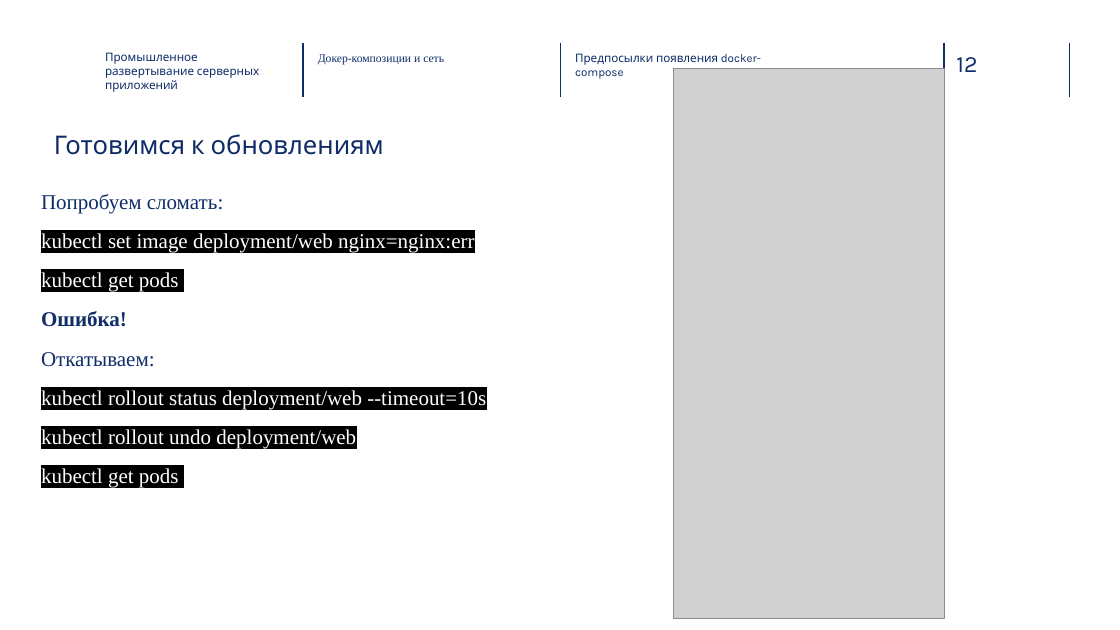
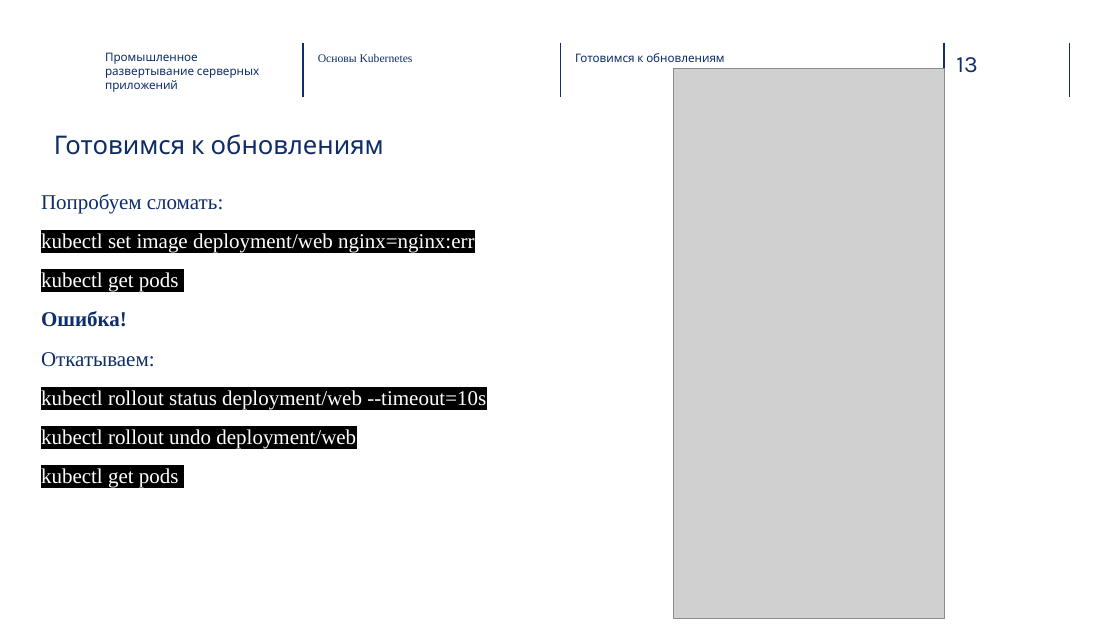
Before and after one commit to Vvil1568/ProductionServerAppDeployment, a slide deck: slide 13 of 3. Основы Кубернетес/presentation.pptx (slide 12 before the commit). Drawn at 1120x630 pixels with LibreOffice and Linux fonts; fonts in the diff are those of the drawing; grey boxes stand for pictures; background and template pictures are left out. Boxes give left, top, right and bottom in pixels: in the first picture for what was removed or moved away, otherwise in the second. Text is boxed around its words. In the diff, an @@ line names an element or a change of style, - is before the commit and + after.

```diff
--- a/3. Основы Кубернетес/presentation.pptx
+++ b/3. Основы Кубернетес/presentation.pptx
@@ text at (318,54,413,62): text changed @@
-Докер-композиции и сеть
+Основы Kubernetes
@@ text at (575,53,724,62): text changed @@
-Предпосылки появления docker-compose
+Готовимся к обновлениям
@@ page number at (956,57,977,73): text changed @@
-12
+13
```
Also in this commit, not shown: 15 other slides changed, 1 slide added.
